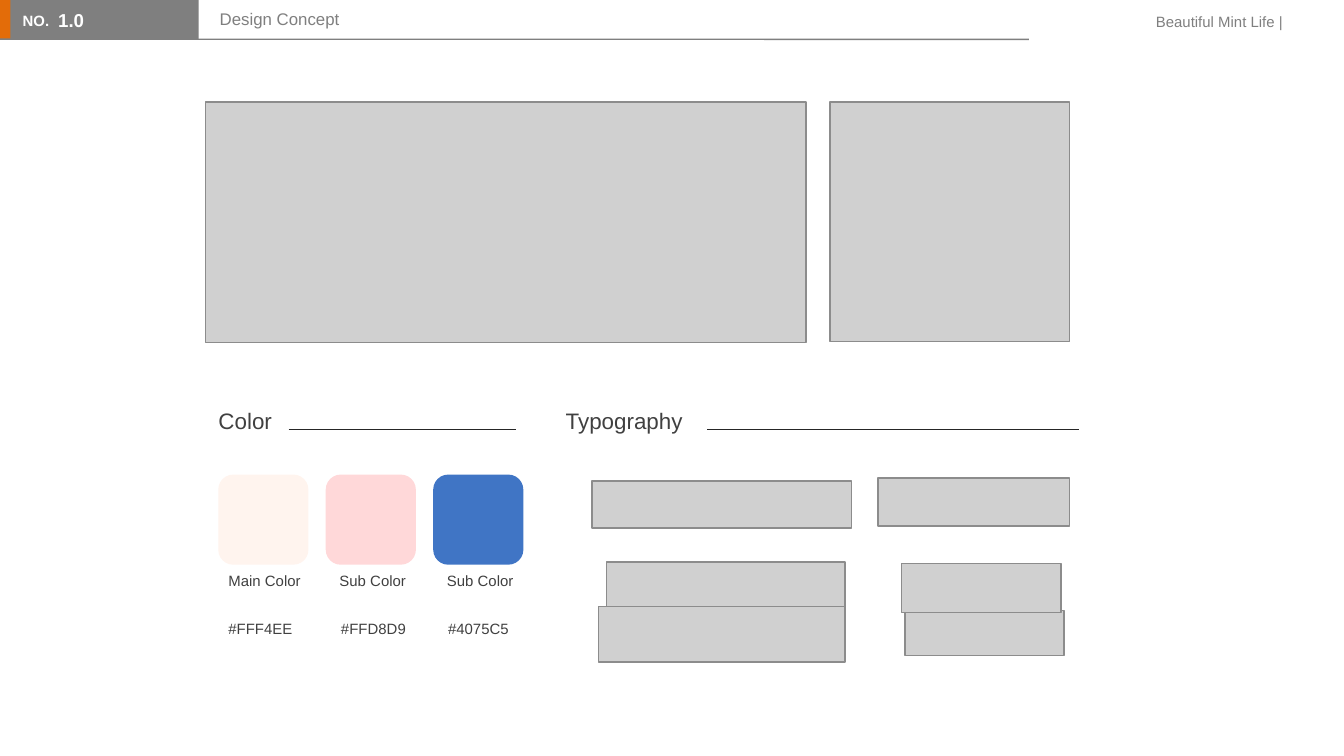
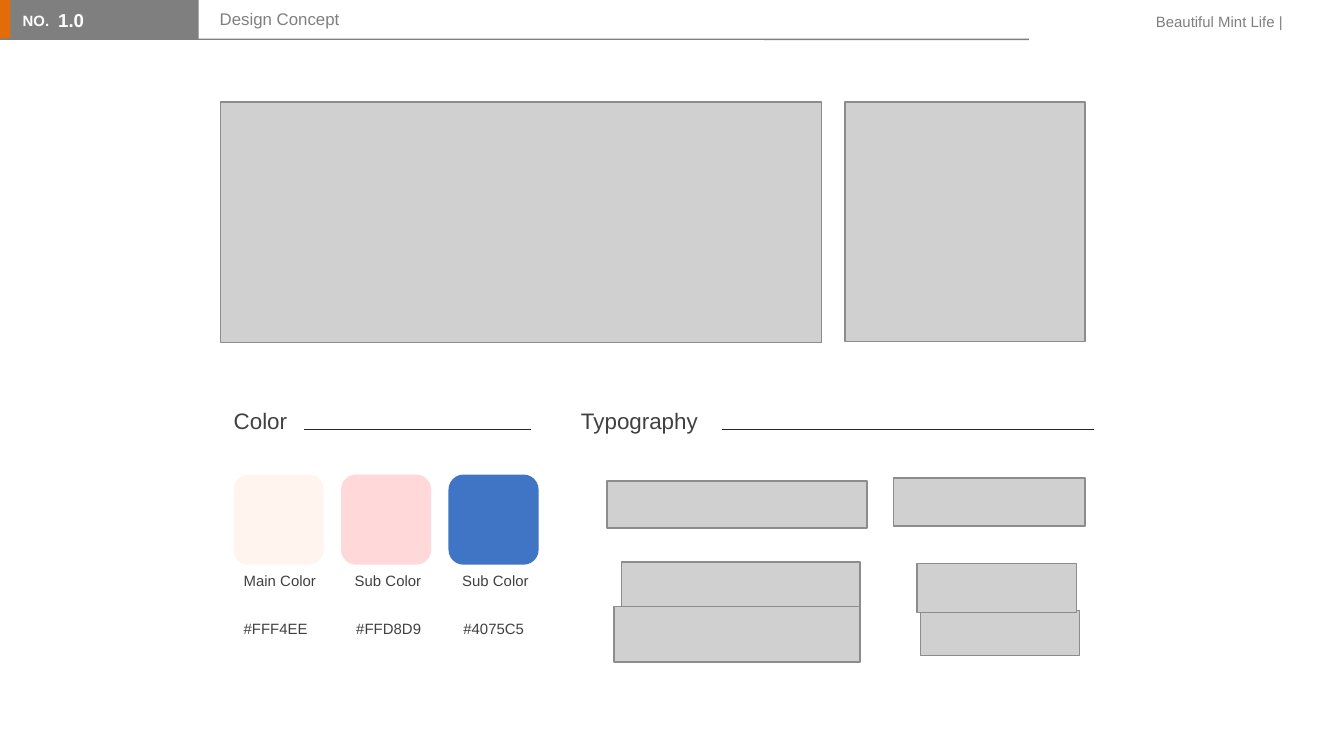
Before and after one commit to lsh58/homework, a slide deck: slide 4 of 스토리보드수행과제/스토리보드수행과제.pptx. Drawn at 1344x756 pixels with LibreOffice and Linux fonts; fonts in the diff are those of the drawing; grey boxes stand for pictures. Boxes give left, top, right and bottom in pixels: in the first picture for what was removed or moved away, otherwise in the second. Text is boxed around its words. In the diff, an @@ line names an element or a change of style, - is before the commit and + after.

```diff
--- a/스토리보드수행과제/스토리보드수행과제.pptx
+++ b/스토리보드수행과제/스토리보드수행과제.pptx
@@ 8 pictures, 8 texts, 3 rounded rectangles, 2 lines: place and size @@
-8 pictures, 8 texts, 3 rounded rectangles, 2 lines at (206,102,1079,661)
+8 pictures, 8 texts, 3 rounded rectangles, 2 lines at (220,102,1094,661)
```
Also in this commit, not shown: 4 other slides changed, 8 slides added, 1 slide removed, 2 other files.
